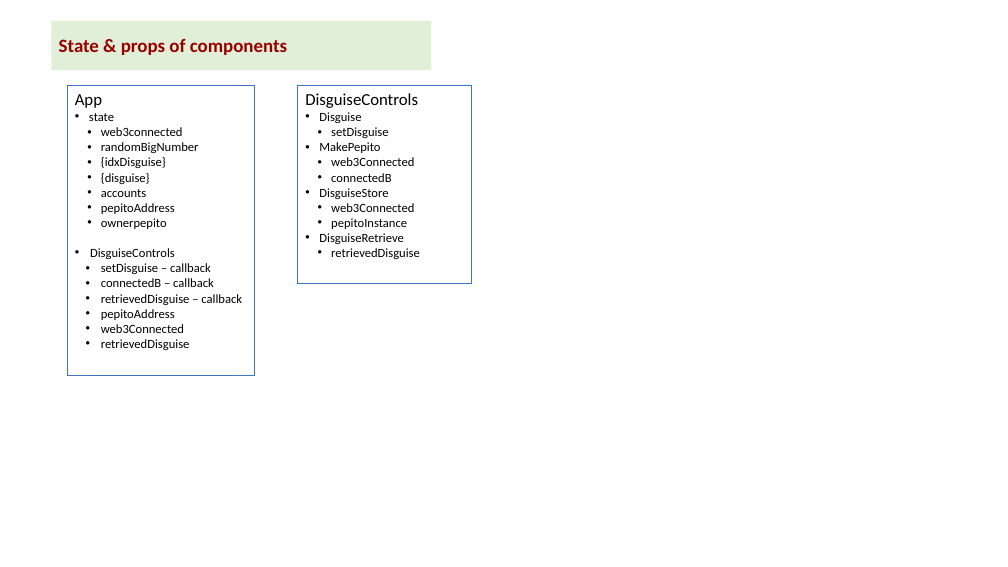
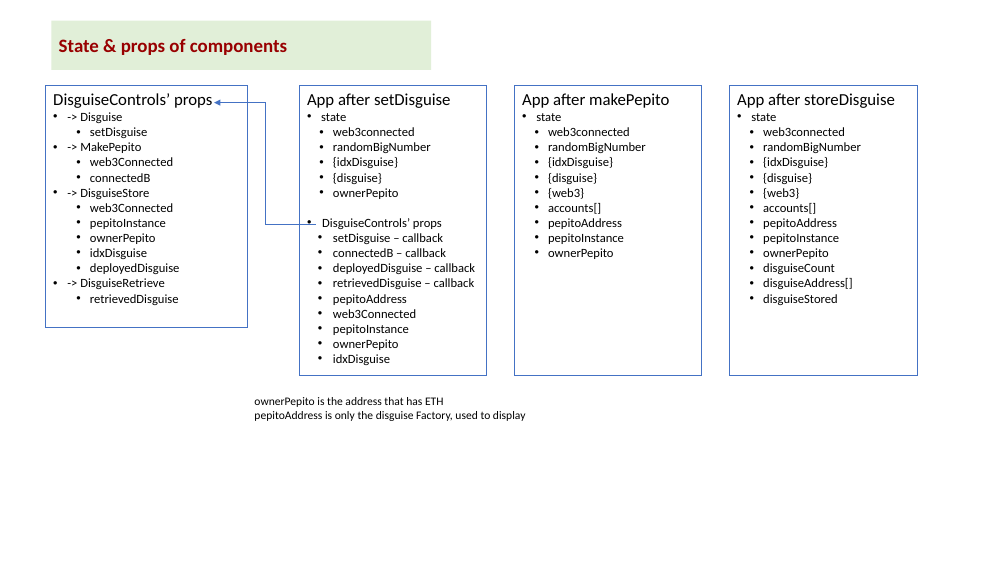
Before and after one commit to kvutien/Project-Machu-Picchu-2020, a slide deck: slide 6 of Pepito/Final Project Design.pptx. Drawn at 1008x567 pixels with LibreOffice and Linux fonts; fonts in the diff are those of the drawing. Boxes give left, top, right and bottom in pixels: in the first picture for what was removed or moved away, otherwise in the second. Text is boxed around its words. In the diff, an @@ line names an element or a change of style, - is before the commit and + after.

Commit message:
Pepito creates new disguise contracts

```diff
--- a/Pepito/Final Project Design.pptx
+++ b/Pepito/Final Project Design.pptx
@@ rectangle "DisguiseControls’ props": place and size @@
-rectangle "DisguiseControls’ props" at (298, 85, 472, 284)
+rectangle "DisguiseControls’ props" at (46, 85, 248, 328)
@@ rectangle "App after setDisguise": place and size @@
-rectangle "App after setDisguise" at (67, 85, 255, 376)
+rectangle "App after setDisguise" at (299, 85, 487, 376)
@@ rectangle added at (515, 85, 702, 376), outline #4472C4 0.75 pt, 12 pt, text #000000 @@
+App after makePepito
+• state
+  • web3connected
+  • randomBigNumber
+  • {idxDisguise}
+  • {disguise}
+  • {web3}
+  • accounts[]
+  • pepitoAddress
+  • pepitoInstance
+  • ownerPepito
@@ rectangle added at (730, 85, 917, 376), outline #4472C4 0.75 pt, 12 pt, text #000000 @@
+App after storeDisguise
+• state
+  • web3connected
+  • randomBigNumber
+  • {idxDisguise}
+  • {disguise}
+  • {web3}
+  • accounts[]
+  • pepitoAddress
+  • pepitoInstance
+  • ownerPepito
+  • disguiseCount
+  • disguiseAddress[]
+  • disguiseStored
@@ text in rectangle at (53, 93, 212, 123): text changed @@
-DisguiseControls
-• Disguise
+DisguiseControls’ props
+• -> Disguise
@@ elbow arrow added from (316, 225) to (214, 103), #4472C4 1 pt @@
@@ text in rectangle at (307, 93, 450, 108): text changed @@
-App
+App after setDisguise
@@ text in rectangle at (80, 142, 141, 153): text changed @@
-• MakePepito
+• -> MakePepito
@@ text in rectangle at (90, 127, 179, 305): indent changed @@
@@ text in rectangle at (80, 188, 149, 199): text changed @@
-• DisguiseStore
+• -> DisguiseStore
@@ text in rectangle at (322, 188, 442, 229): text changed @@
-  • accounts
-  • pepitoAddress
-  • ownerpepito
-• DisguiseControls
+  • ownerPepito
+• DisguiseControls’ props
@@ text in rectangle at (80, 233, 179, 289): text changed @@
-• DisguiseRetrieve
+  • ownerPepito
+  • idxDisguise
+  • deployedDisguise
+• -> DisguiseRetrieve
@@ text in rectangle at (333, 263, 475, 274): paragraph added @@
+  • deployedDisguise – callback
@@ text in rectangle at (333, 324, 409, 365): text changed @@
-  • retrievedDisguise
+  • pepitoInstance
+  • ownerPepito
+  • idxDisguise
@@ text added at (254, 397, 526, 421), 11 pt, text #000000 @@
+ownerPepito is the address that has ETH
+pepitoAddress is only the disguise Factory, used to display
```
Also in this commit, not shown: 9 other files.
